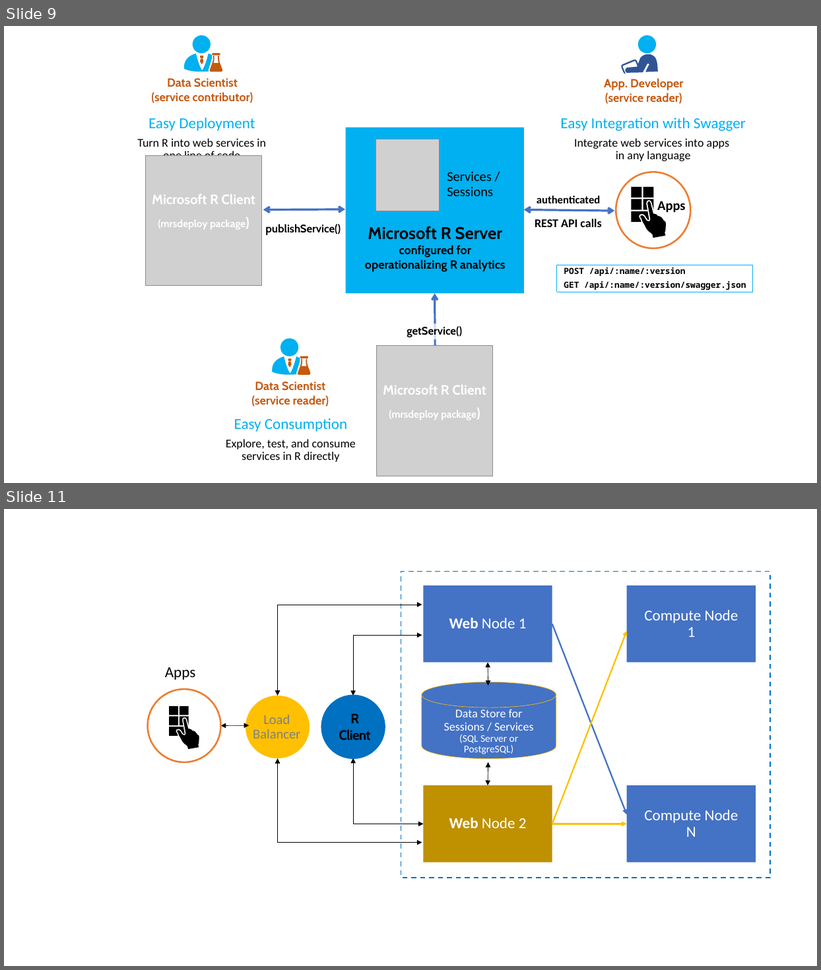
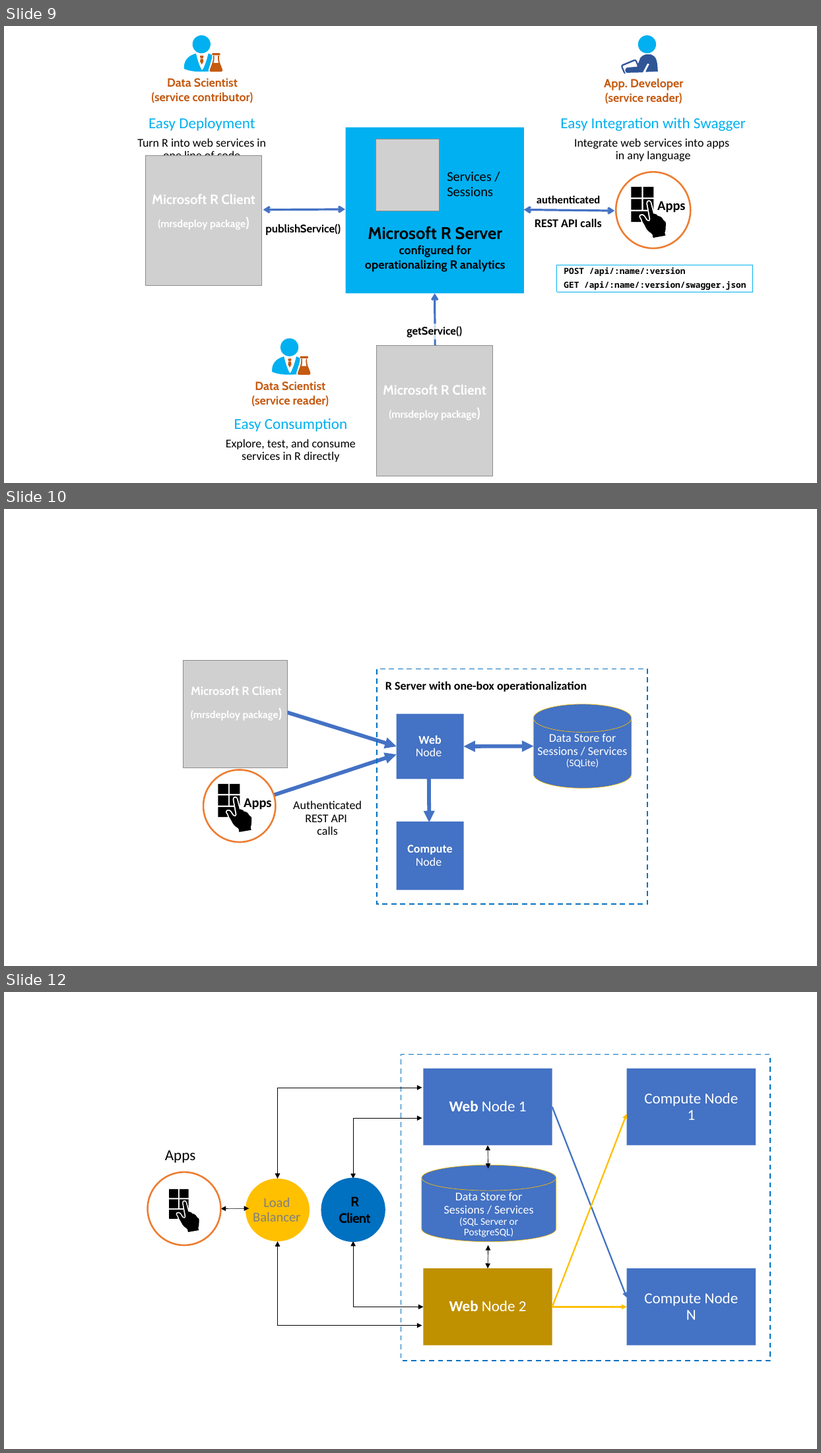
Before and after one commit to MicrosoftDocs/machine-learning-server-docs, a slide deck: microsoft-r/media/o16n/about-o16n.pptx. Shown one above the other, each under a label of ours: slides 9 and 11 before the commit, slides 9, 10 and 12 after it; the slides between them are not shown. The pictures are 821x970 and 821x1453 pixels, drawn with LibreOffice and Linux fonts; fonts in the diff are those of the drawing; grey boxes stand for pictures. Boxes give left, top, right and bottom in pixels: in the first picture for what was removed or moved away, otherwise in the second. Text is boxed around its words. In the diff, an @@ line names an element or a change of style, - is before the commit and + after.

```diff
--- a/microsoft-r/media/o16n/about-o16n.pptx
+++ b/microsoft-r/media/o16n/about-o16n.pptx
@@ slide 10 added at [4,509,817,966], background #FFFFFF @@
@@ picture added at [184,661,288,769] @@
@@ text added at [191,687,282,720], 12 pt, text #FFFFFF, bold @@
+Microsoft R Client
+(mrsdeploy package)
@@ rectangle added at [377,669,648,904], outline #0070C0 1.5 pt dashed @@
@@ text added at [385,681,587,692], 14 pt, text #000000, bold @@
+R Server with one-box operationalization
@@ cylinder added at [533,704,632,788], fill #4472C4, outline #FFC000 0.5 pt, 14 pt, text #FFFFFF @@
+Data Store for Sessions / Services
+(SQLite)
@@ double arrow added from (397, 747) to (269, 707), #4472C4 4.5 pt @@
@@ rectangle added at [397,714,464,779], fill #4472C4, 14 pt, text #FFFFFF @@
+Web Node
@@ double arrow added from (397, 755) to (234, 809), #4472C4 4.5 pt @@
@@ double arrow added from (429, 823) to (428, 747), #4472C4 4.5 pt @@
@@ double arrow added from (533, 747) to (464, 747), #4472C4 4.5 pt @@
@@ ellipse added at [203,770,275,843], fill #FFFFFF, outline #ED7D31 2 pt @@
@@ freeform shape added at [218,784,252,832], fill #000000 @@
@@ text added at [244,798,271,810], 16 pt, text #000000, bold @@
+Apps
@@ text added at [293,801,362,835], 14 pt, text #000000 @@
+Authenticated REST API
+calls
@@ rectangle added at [397,822,464,890], fill #4472C4, 14 pt, text #FFFFFF, bold @@
+Compute Node
@@ what was slide 11 is now slide 12 @@
```
Also in this commit, not shown: 1 slide changed, 1 other file.
